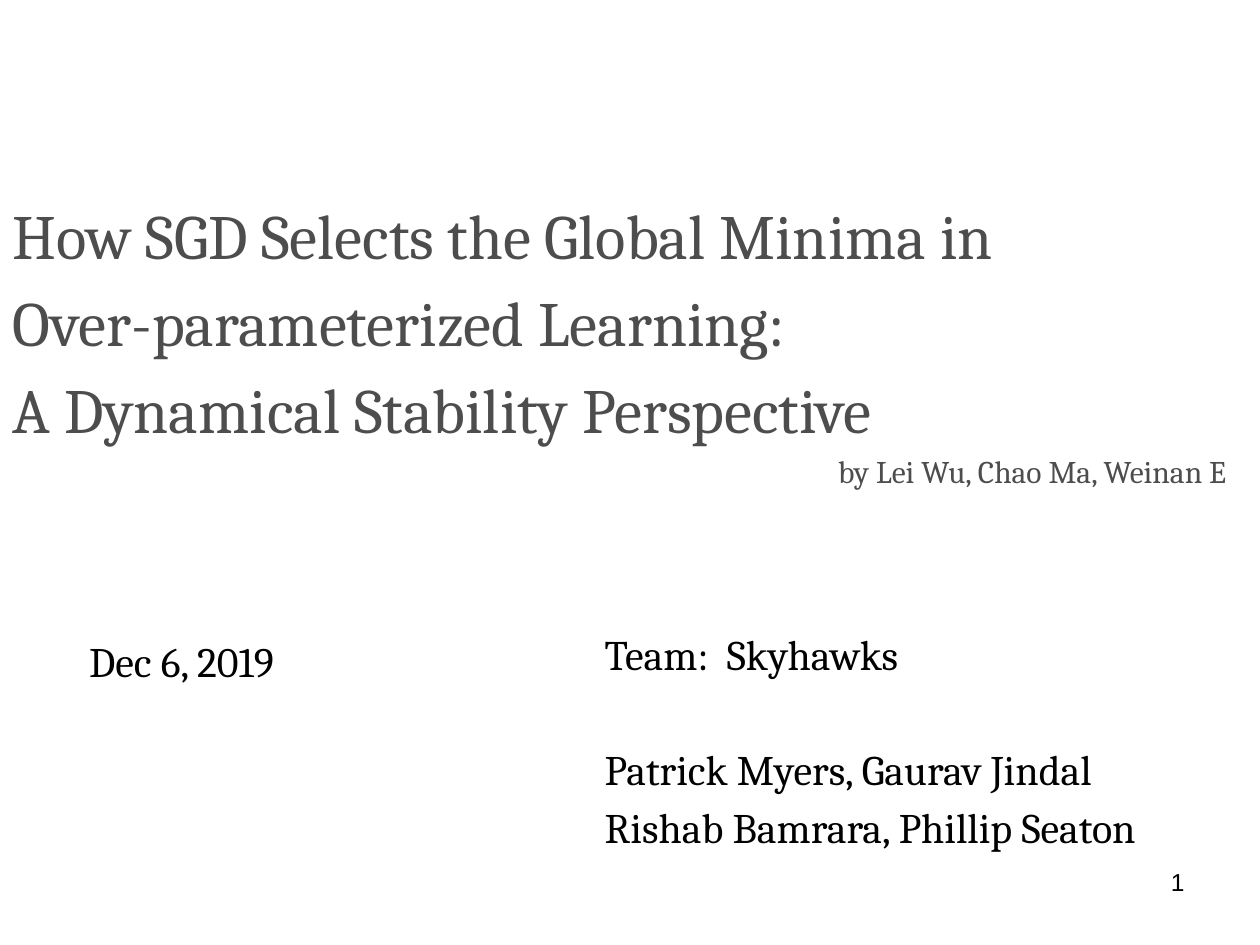
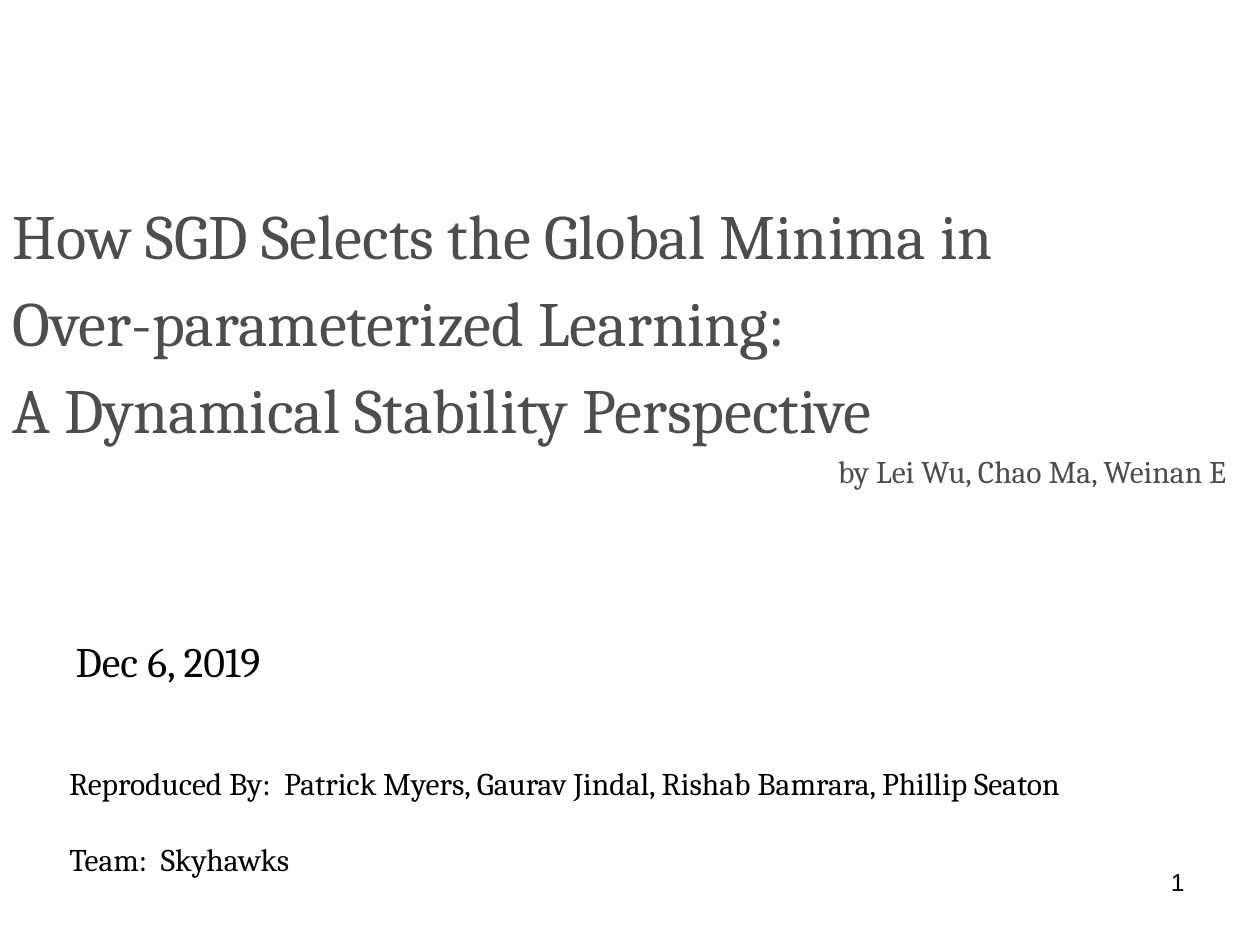
Before and after one commit to Rishab057/MachineLearningProject, a slide deck: slide 1 of code/skyhawks_presentation.pptx. Drawn at 1260x945 pixels with LibreOffice and Linux fonts; fonts in the diff are those of the drawing; background and template pictures are left out. Boxes give left, top, right and bottom in pixels: in the first picture for what was removed or moved away, otherwise in the second. Text is boxed around its words. In the diff, an @@ line names an element or a change of style, - is before the commit and + after.

```diff
--- a/code/skyhawks_presentation.pptx
+++ b/code/skyhawks_presentation.pptx
@@ text "Dec 6, 2019": place and size @@
-text "Dec 6, 2019" at <box>89,648,274,683</box>
+text "Dec 6, 2019" at <box>76,648,261,683</box>
@@ text at <box>69,773,1060,802</box>: text changed; size 24 to 18 pt @@
-Team: Skyhawks
-Patrick Myers, Gaurav Jindal
-Rishab Bamrara, Phillip Seaton
+Reproduced By: Patrick Myers, Gaurav Jindal, Rishab Bamrara, Phillip Seaton
@@ text added at <box>69,849,289,878</box>, 18 pt, text #000000 @@
+Team: Skyhawks
```
Also in this commit, not shown: 1 other file.
